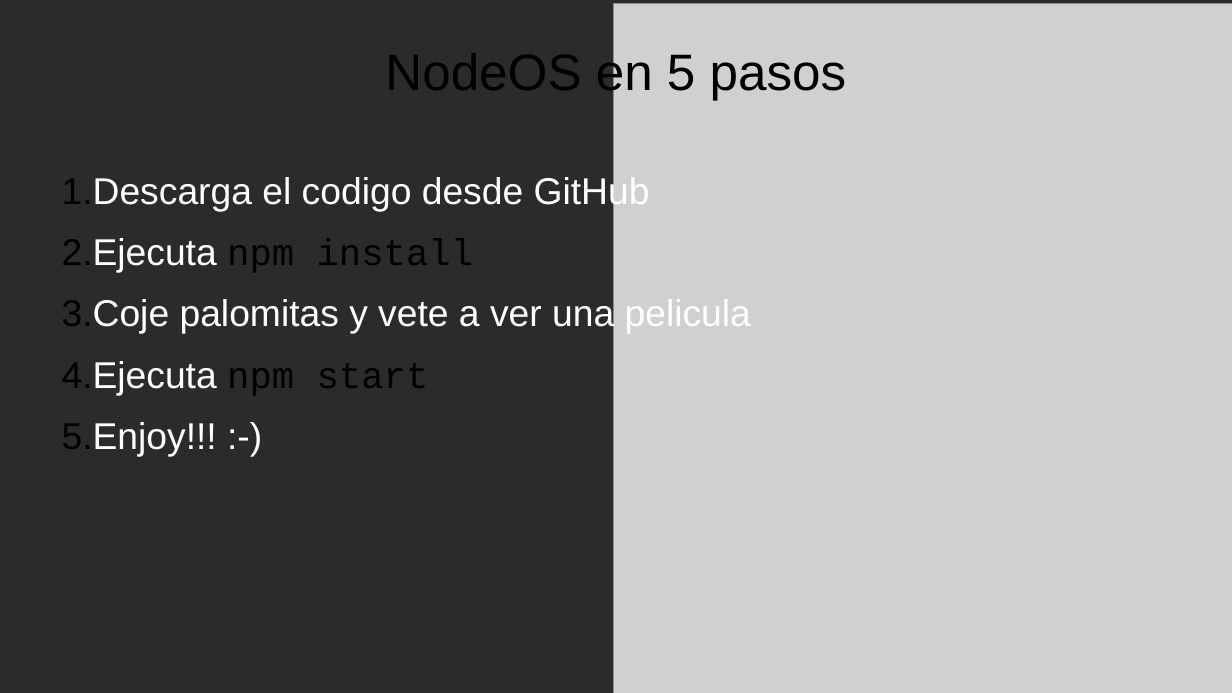
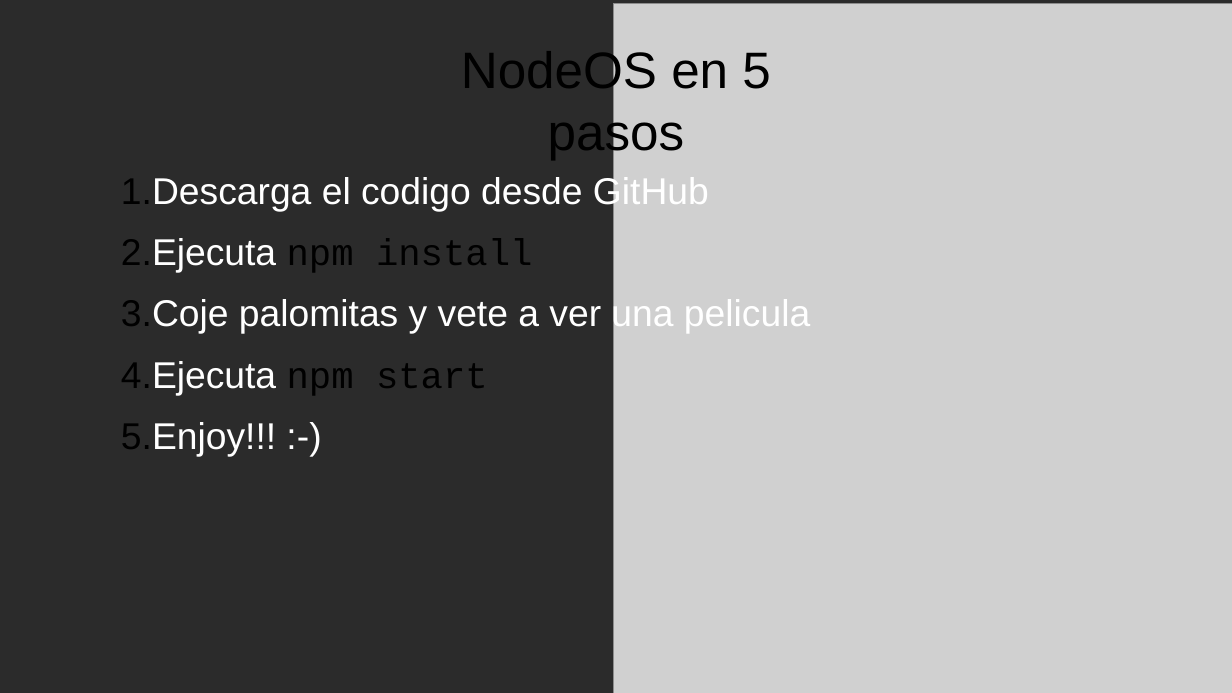
Before and after one commit to NodeOS/NodeOS, a slide deck: slide 6 of doc/NodeOS.odp (slide 7 before the commit). Drawn at 1232x693 pixels with LibreOffice and Linux fonts; fonts in the diff are those of the drawing; grey boxes stand for pictures; background and template pictures are left out; a plain dark background stands for a picture behind light text. Boxes give left, top, right and bottom in pixels: in the first picture for what was removed or moved away, otherwise in the second. Text is boxed around its words. In the diff, an @@ line names an element or a change of style, - is before the commit and + after.

```diff
--- a/doc/NodeOS.odp
+++ b/doc/NodeOS.odp
@@ title "NodeOS en 5 pasos" rewrapped from (x1=385, y1=50, x2=847, y2=101) to (x1=461, y1=47, x2=770, y2=160) @@
@@ text "Descarga el codigo desde GitHub" moved from (x1=62, y1=175, x2=751, y2=457) to (x1=121, y1=175, x2=810, y2=457) @@
```
Also in this commit, not shown: 16 other slides changed, 1 slide removed, 1 other file.
